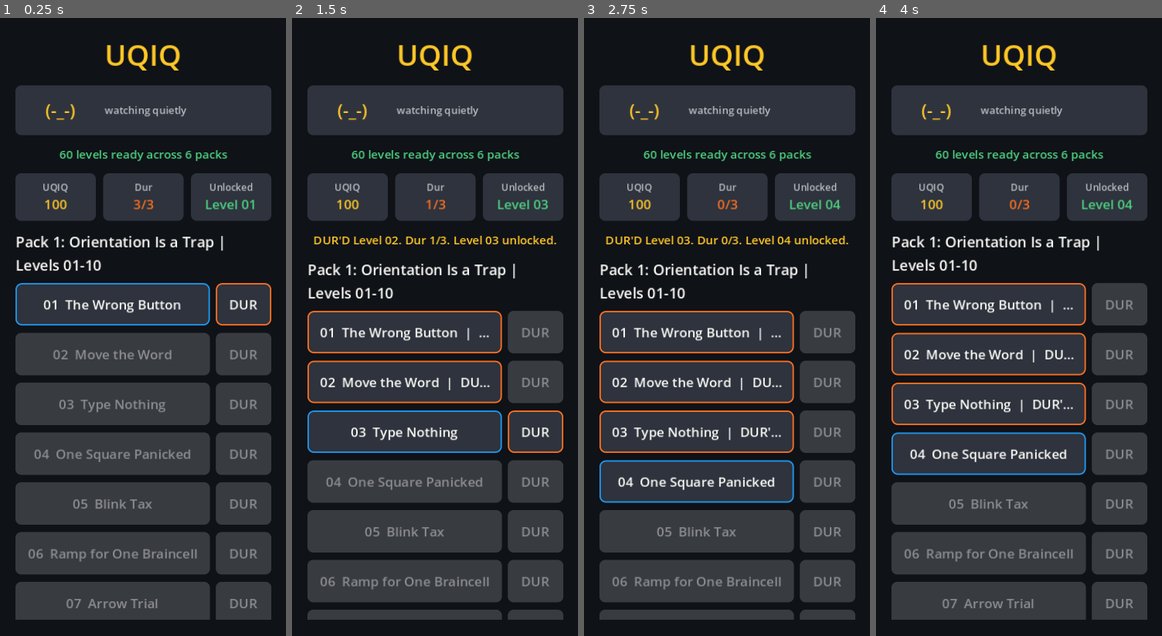
Above: before the commit, frames 1-4 (left to right).
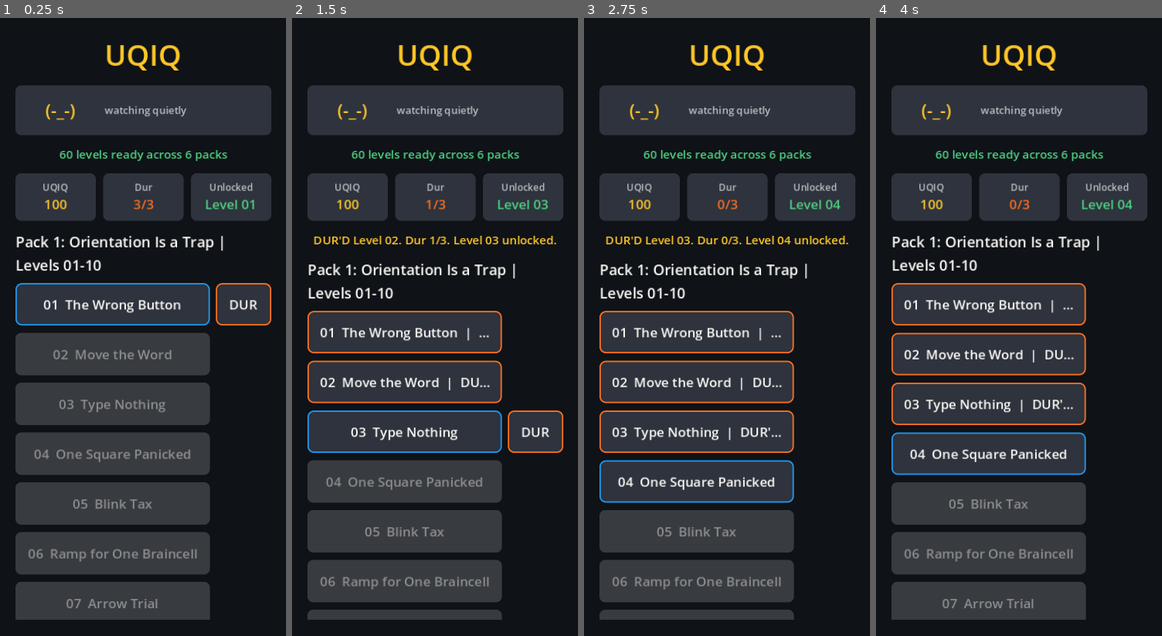
Above: after the commit, the same moments.

Repository: scwlkr/UQIQ
Game: Godot game, scene res://scenes/Main.tscn
The game is run twice, just before and just after one commit, with the same random seed, the same clock (stepped at 60 frames per second) and the same inputs.
Inputs:
- Up to frame 1 (0.25 s): no input
- Up to frame 2 (1.5 s): click "DUR" at 0.5 s; click "DUR" at 1.25 s
- Up to frame 3 (2.75 s): click "DUR" at 2 s
- Up to frame 4 (4 s): click "01 The Wrong Button | DUR'D -…" at 2.75 s; click "<" at 3.5 s

The runs differ from the first frame. In frame 1, 7.7% of the frame differs, in the area x 75-95%, y 51-98%; in frame 2, 6.8%; in frame 3, 8.2%; in frame 4, 9.1%, in the area x 75-95%, y 42-98%.

Commit message:
Hide inactive level dur controls

Diff:
--- a/scripts/main.gd
+++ b/scripts/main.gd
@@ -365,13 +365,18 @@
 	button.pressed.connect(Callable(self, "_show_play_screen").bind(level))
 	row.add_child(button)
 
-	var dur_button := _make_button("DUR", COLOR_PANEL_ALT, Vector2(76, 58))
-	dur_button.size_flags_horizontal = Control.SIZE_SHRINK_END
-	dur_button.disabled = not _is_supported_playable_level_spec(level) or not _profile.can_spend_dur_token(level)
-	if not dur_button.disabled:
+	var can_spend_dur := _is_supported_playable_level_spec(level) and _profile.can_spend_dur_token(level)
+	if can_spend_dur:
+		var dur_button := _make_button("DUR", COLOR_PANEL_ALT, Vector2(76, 58))
+		dur_button.size_flags_horizontal = Control.SIZE_SHRINK_END
 		_apply_button_frame(dur_button, COLOR_ORANGE)
-	dur_button.pressed.connect(Callable(self, "_handle_dur_level").bind(level))
-	row.add_child(dur_button)
+		dur_button.pressed.connect(Callable(self, "_handle_dur_level").bind(level))
+		row.add_child(dur_button)
+	else:
+		var dur_spacer := Control.new()
+		dur_spacer.custom_minimum_size = Vector2(76, 58)
+		dur_spacer.size_flags_horizontal = Control.SIZE_SHRINK_END
+		row.add_child(dur_spacer)
 
 
 func _show_play_screen(level: Dictionary) -> void:
Binary file changed: docs/app-store/screenshots/01_level_list.png
Not shown, changed: docs/RELEASE_STATUS.md
